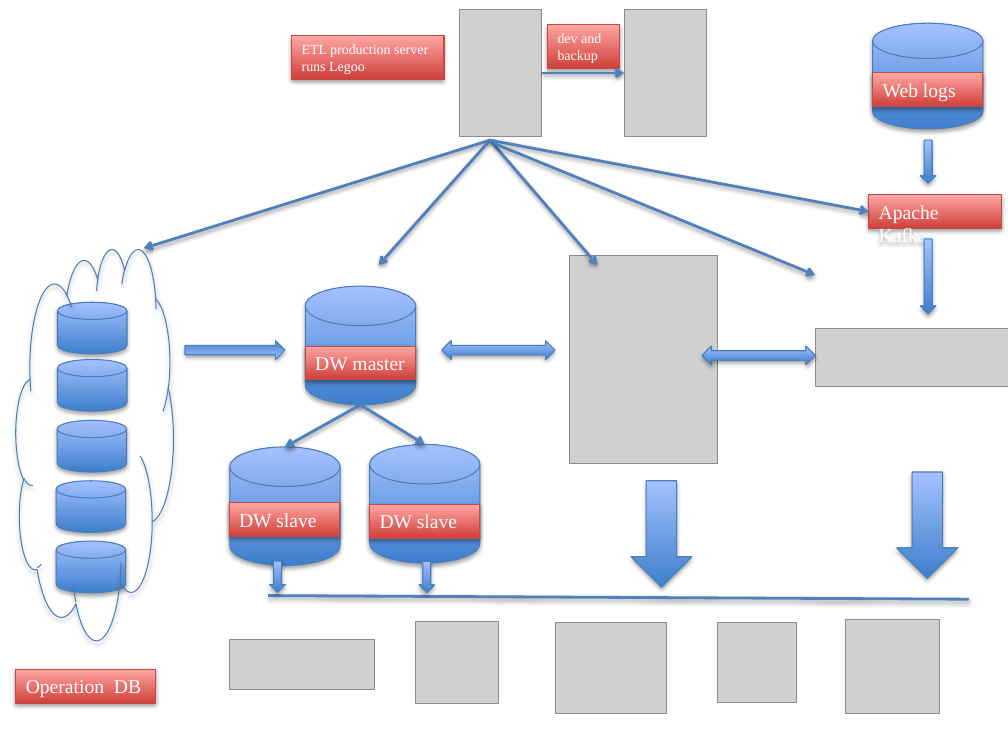
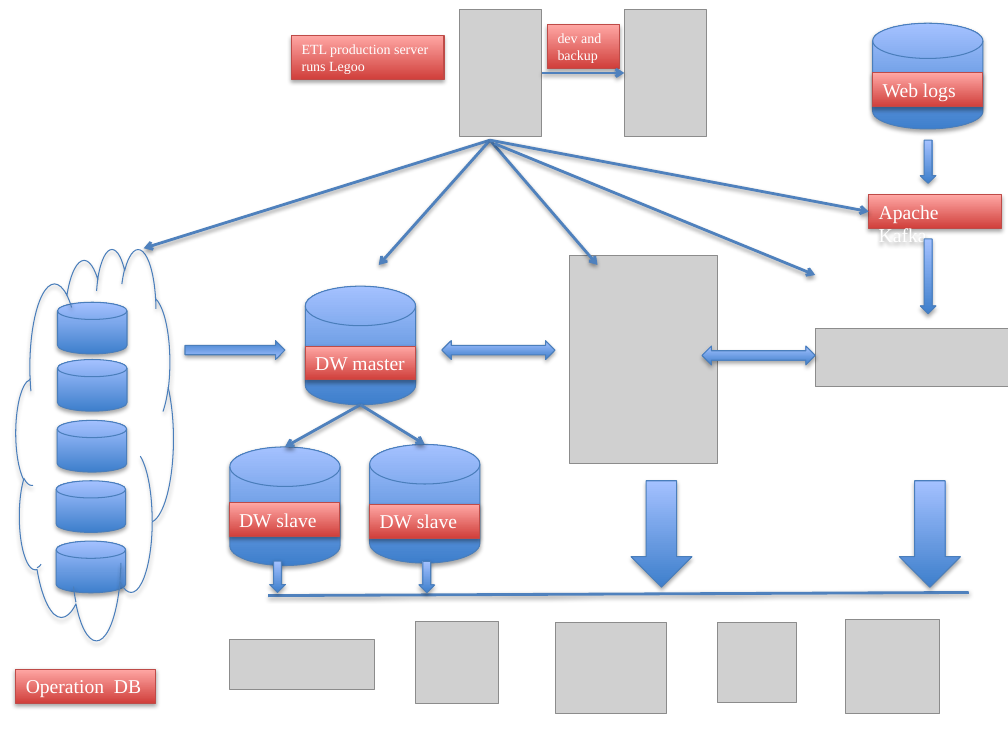
Before and after one commit to trulia/legoo, a slide deck: slide 1 of ppt/architecture.pptx. Drawn at 1008x756 pixels with LibreOffice and Linux fonts; fonts in the diff are those of the drawing; grey boxes stand for pictures. Boxes give left, top, right and bottom in pixels: in the first picture for what was removed or moved away, otherwise in the second. Text is boxed around its words. In the diff, an @@ line names an element or a change of style, - is before the commit and + after.

```diff
--- a/ppt/architecture.pptx
+++ b/ppt/architecture.pptx
@@ down arrow: place and size @@
-down arrow at [897,472,958,579]
+down arrow at [899,481,960,588]
@@ line moved from (268, 596) - (969, 599) to (268, 596) - (969, 593) @@
```
Also in this commit, not shown: 1 other file.
